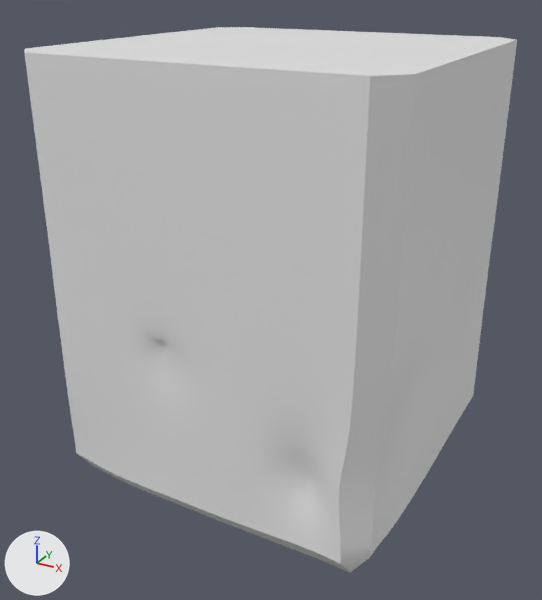
Two versions of the FBX model Assets/blender/Drainage3D.fbx, one commit apart.
Camera for both pictures: a camera (50 mm lens) standing at (1.45, -2.77, 5.14) and looking at (-0.04, -0.06, 3.79). Lighting does not change. The marker at lower left points along +X, +Y and +Z. Vertices at the same position are counted once.
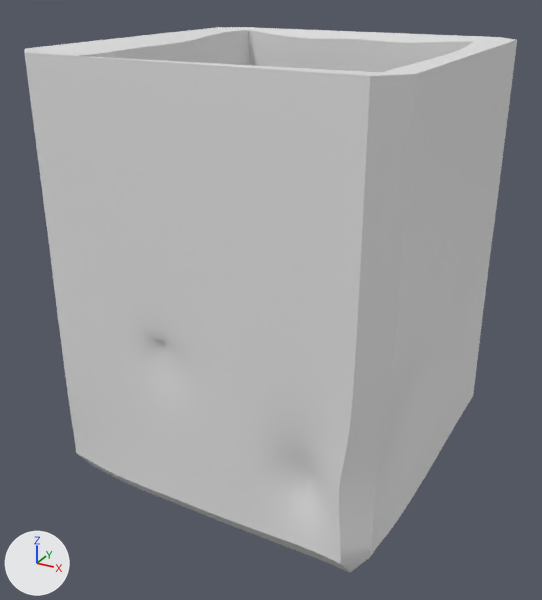
Diff of the bpy script that builds the scene:
```diff
--- a/Assets/blender/Drainage3D.fbx.py
+++ b/Assets/blender/Drainage3D.fbx.py
@@ me_cube @@
 # used by ob_cube; location = (0.0, 0.0, 4.0)
-me_cube.from_pydata(...)  # 4074 vertices, 4129 faces; spans x -0.8..0.75, y -0.76..0.76, z -1.08..0.87
+me_cube.from_pydata(...)  # 9748 vertices, 10284 faces; spans x -0.8..0.75, y -0.76..0.76, z -1.08..0.87
+# me_cube part 1: 5674 vertices added at x -0.8..0.75, y -0.76..0.76, z -1.08..0.87
```

Location of each change, (x1, y1, x2, y2) in pixels of the pictures (542 x 600 px):
part 1 of me_cube, added: after (25, 27, 516, 76)
